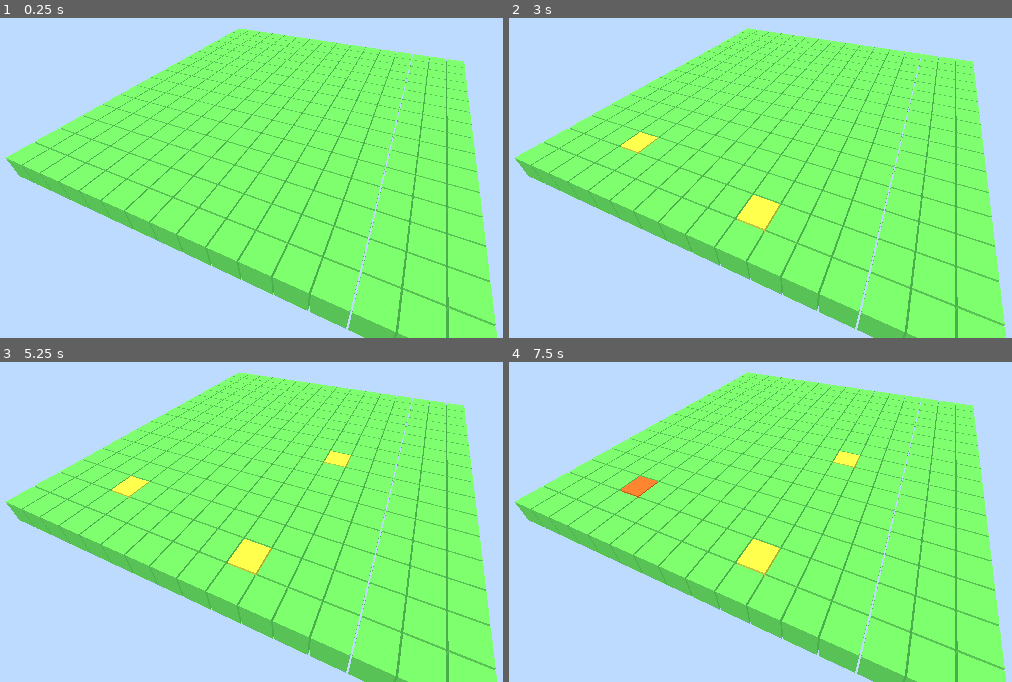
Above: before the commit, frames 1-4 (two rows, left to right).
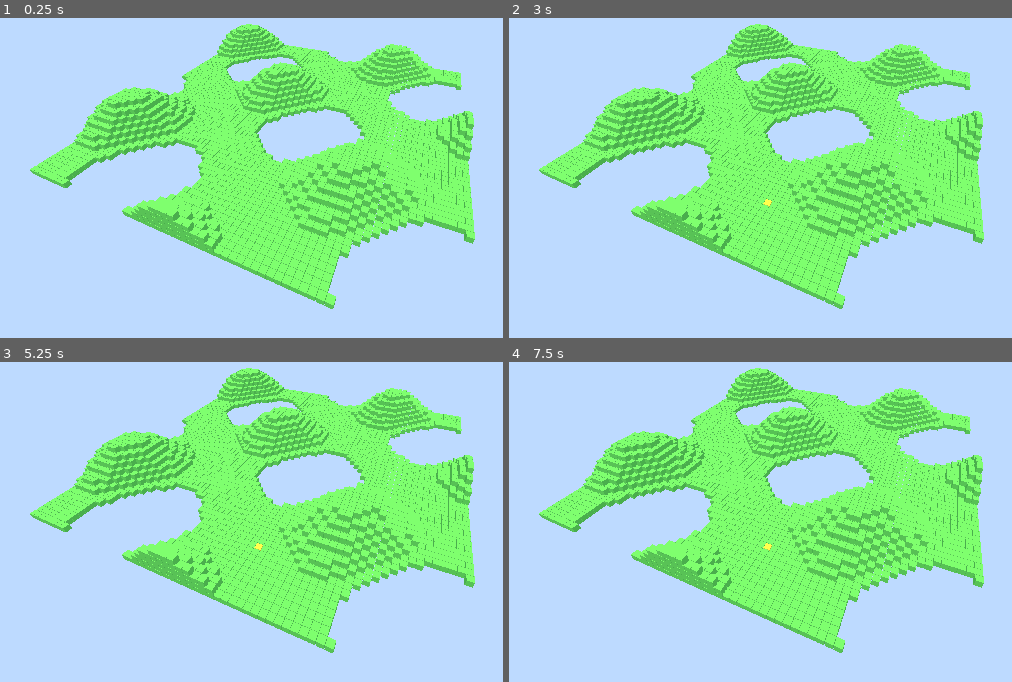
Above: after the commit, the same moments.

Repository: raegar/rightersblocks
Game: Godot game, scene res://main.tscn
Same seed, same stepped clock (60 frames per second), same inputs: the game is played once before the commit and once after it.
Inputs (mouse positions are in pixels of both pictures, inside the frame that each line leads up to):
- Up to frame 1 (0.25 s): no input
- Up to frame 2 (3 s): tap Enter at 0.5, 2 s; move the mouse to (981, 91) at 0.52 s; click (981, 91) at 0.67 s; tap Space at 1.25, 2.75 s; drag from (644, 136) to (765, 203) at 1.27 s; move the mouse to (outside the picture) at 2.02 s; click (outside the picture) at 2.17 s; drag from (765, 203) to (564, 46) at 2.77 s
- Up to frame 3 (5.25 s): tap Enter at 3.5 s; move the mouse to (outside the picture) at 3.52 s; click (outside the picture) at 3.67 s; tap Space at 4.25 s; drag from (55, 390) to (outside the picture) at 4.27 s; move the mouse to (337, 458) at 5.02 s; click (337, 458) at 5.17 s
- Up to frame 4 (7.5 s): drag from (outside the picture) to (644, 480) at 5.77 s; move the mouse to (981, 435) at 6.52 s; click (981, 435) at 6.67 s; drag from (644, 480) to (765, 547) at 7.27 s

The runs differ from the first frame. In frame 1, 35% of the frame differs, in the area x 1-99%, y 1-100%; in frame 2, 36%; in frame 3, 36%; in frame 4, 36%.

Commit message:
Increased the size of worldgen for testing

Diff:
--- a/block_manager.gd
+++ b/block_manager.gd
@@ -1,7 +1,7 @@
 # block_manager.gd
 extends Node3D
 
-const CHUNK_SIZE := 16
+const CHUNK_SIZE := 64
 const MAX_HITS := 3
 const BLOCK_COLORS := [
 	Color(0.4, 0.8, 0.3),  # 0 hits  - healthy green
@@ -28,7 +28,7 @@
 	_build_colliders()
 
 
-const MAX_BLOCKS := 1024  # adjust as needed
+const MAX_BLOCKS := 8192
 
 var _free_slots: Array[int] = []
 
@@ -84,7 +84,15 @@
 	var coords: Array[Vector3i] = []
 	for x in range(CHUNK_SIZE):
 		for z in range(CHUNK_SIZE):
-			coords.append(Vector3i(x, 0, z))
+			# Simple noise-style height using sine waves
+			var height := int(
+				sin(x * 0.3) * 2.0 +
+				sin(z * 0.3) * 2.0 +
+				sin(x * 0.15 + z * 0.15) * 3.0
+			)
+			# Fill vertically so there are no floating blocks
+			for y in range(height + 1):
+				coords.append(Vector3i(x, y, z))
 	_allocate_instances(coords)
 
 
--- a/main.gd
+++ b/main.gd
@@ -4,10 +4,10 @@
 @onready var block_manager: Node3D = $BlockManager
 @onready var camera: Camera3D = $Camera3D
 
-var _orbit_distance := 14.0
 var _orbit_angle_h := 0.4   # radians horizontal
 var _orbit_angle_v := 0.6   # radians vertical
-var _orbit_target := Vector3(8, 0, 8)  # centre of the 16x16 grid
+var _orbit_distance := 60.0
+var _orbit_target := Vector3(32, 0, 32)
 
 var _is_dragging := false
 var _last_mouse := Vector2.ZERO
Not shown, added: main.tscn6621905813.tmp
